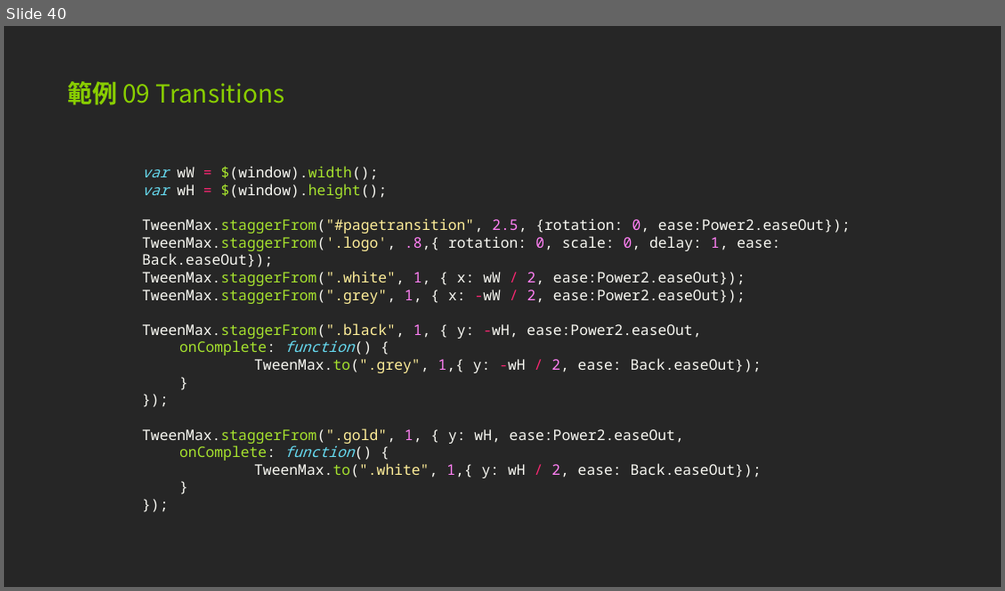
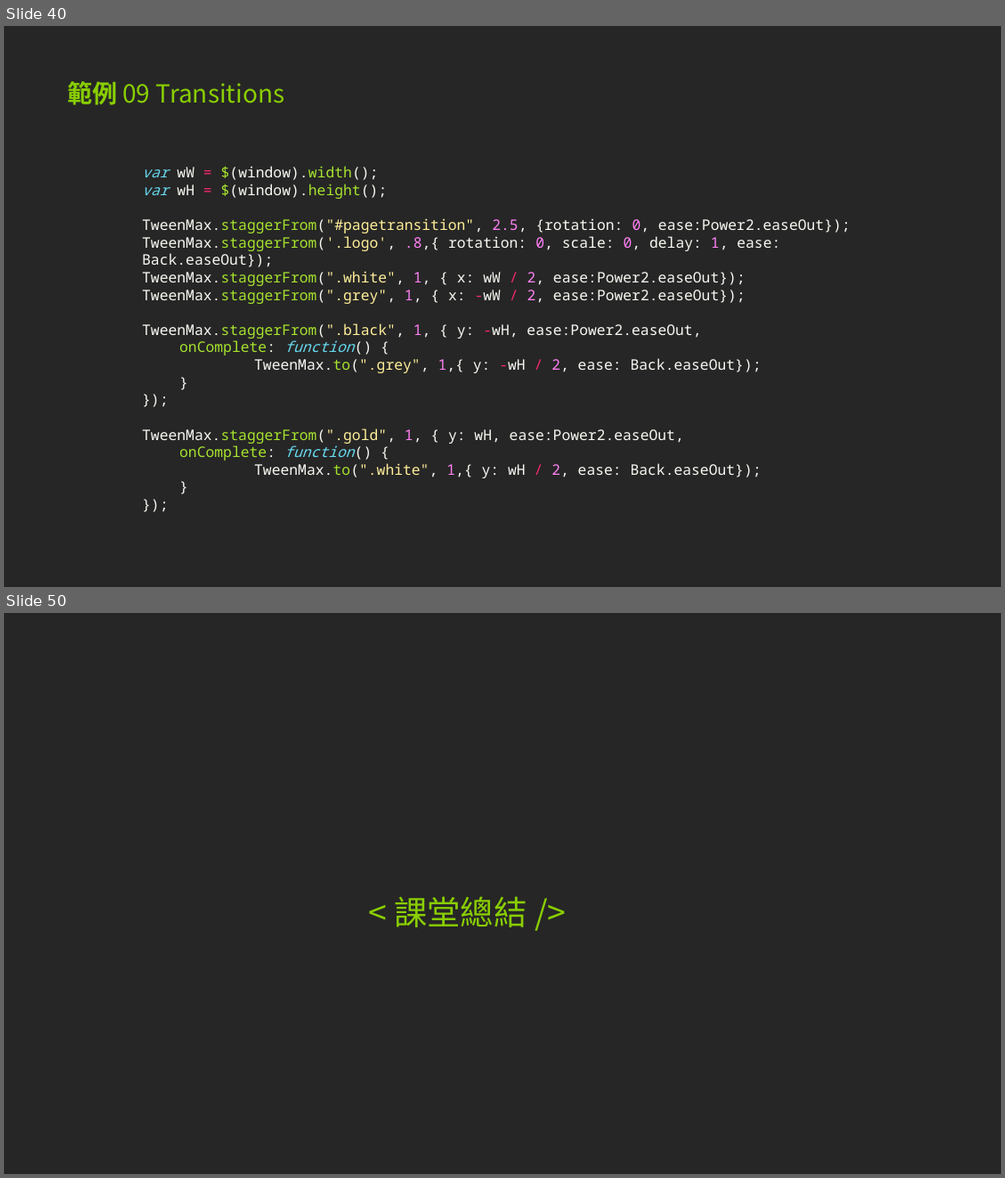
Before and after one commit to pgkusn/TweenMax_course_example, a slide deck: JavaScript ＆ TweenMax 動態特效速成實戰.pptx. Shown one above the other, each under a label of ours: slide 40 before the commit, slides 40 and 50 after it; the slides between them are not shown. The pictures are 1005x591 and 1005x1178 pixels, drawn with LibreOffice and Linux fonts; fonts in the diff are those of the drawing. Boxes give left, top, right and bottom in pixels: in the first picture for what was removed or moved away, otherwise in the second. Text is boxed around its words. In the diff, an @@ line names an element or a change of style, - is before the commit and + after.

```diff
--- a/JavaScript ＆ TweenMax 動態特效速成實戰.pptx
+++ b/JavaScript ＆ TweenMax 動態特效速成實戰.pptx
@@ slide 50 added at box(4, 613, 1001, 1174), background #262626 @@
@@ title added at box(394, 896, 526, 927), 32 pt, text #89CE01 @@
+< 課堂總結 />
```
Also in this commit, not shown: 13 other slides added.
